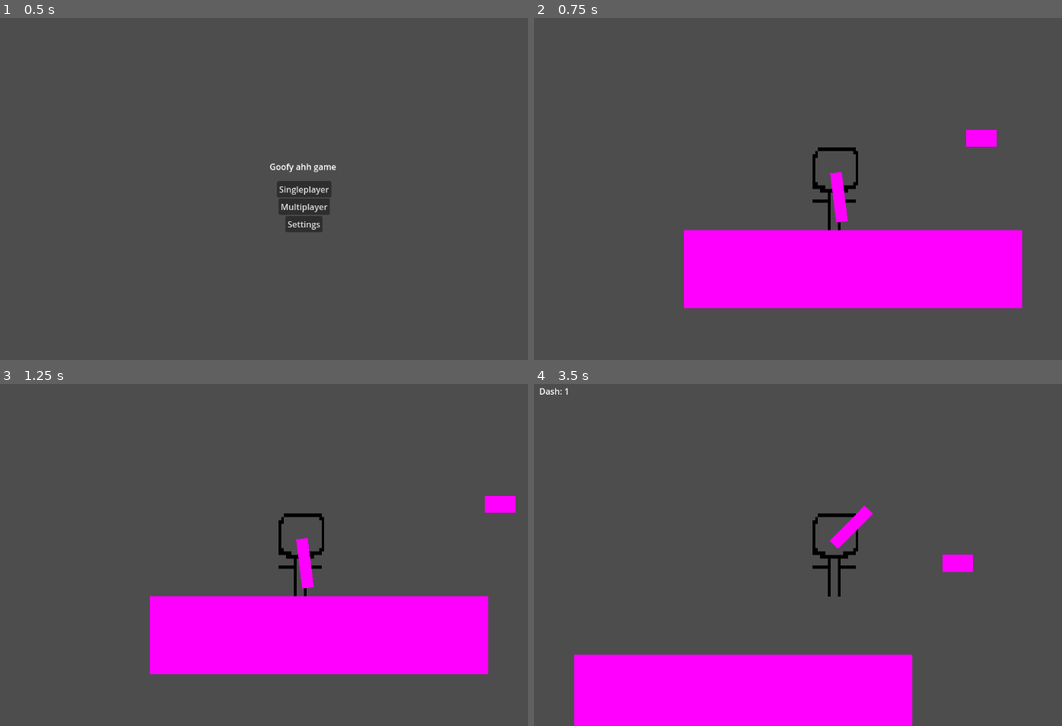
Above: before the commit, frames 1-4 (two rows, left to right).
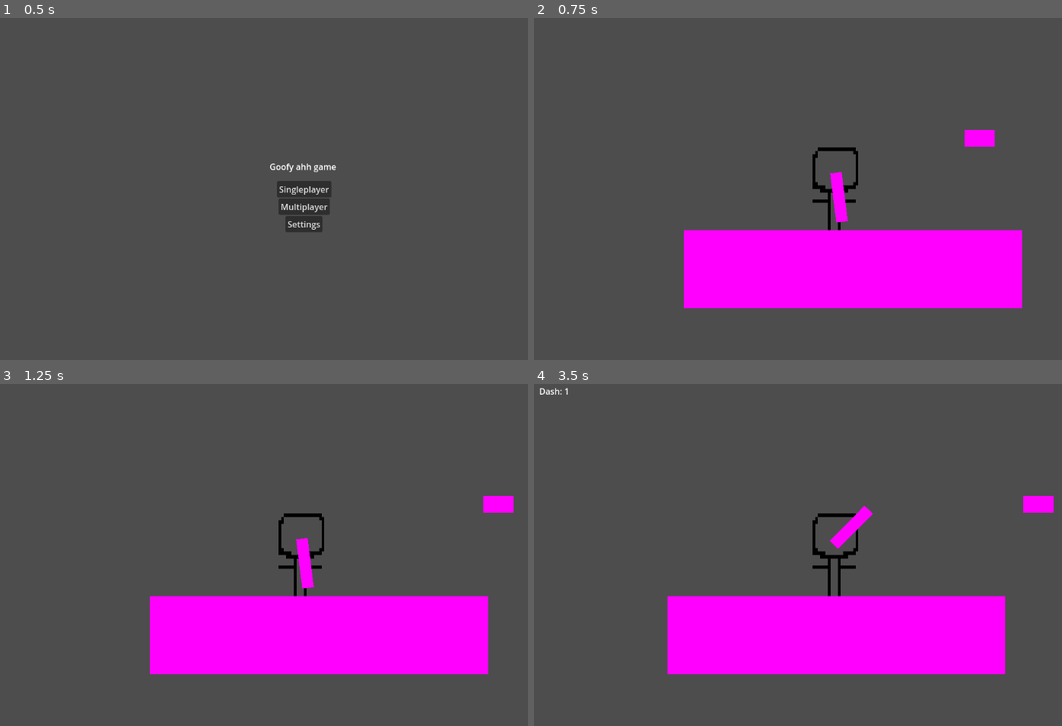
Above: after the commit, the same moments.

Repository: Sheep26/2DMultiplayerShooter
Game: Godot game, scene res://Scenes/MainMenu/MainMenu.tscn
Two runs of this game, one before a commit and one after it. Both use one fixed random seed, a clock stepped at 60 frames per second and the inputs below.
Inputs (mouse positions are in pixels of both pictures, inside the frame that each line leads up to):
- Up to frame 1 (0.5 s): no input
- Up to frame 2 (0.75 s): click "Singleplayer" at 0.5 s
- Up to frame 3 (1.25 s): no input
- Up to frame 4 (3.5 s): move the mouse to (972, 537) at 1.27 s; hold Right (right) 1.28-2.78 s; tap E (dash) at 1.35, 2.85 s; tap W (jump) at 1.52, 2.27 s; move the mouse to (718, 572) at 2.02 s; click (718, 572) at 2.1 s; move the mouse to (898, 479) at 2.77 s; hold Left (left) from 2.78 s (still down)

Frame 1 is identical in both runs. In frame 2, less than 0.1% of the frame differs, in the area x 81-88%, y 32-38%; in frame 3, less than 0.1%; in frame 4, 23%, in the area x 7-99%, y 32-100%.

Commit message:
yay moving platform

Diff:
--- a/Scenes/Levels/Level1.tscn
+++ b/Scenes/Levels/Level1.tscn
@@ -27,4 +27,4 @@
 position = Vector2(769, 140)
 scale = Vector2(0.05, 0.05)
 speed = 200.0
-addX = 200.0
+add = Vector2(200, 0)
--- a/Scripts/MovingPlatform.gd
+++ b/Scripts/MovingPlatform.gd
@@ -1,14 +1,19 @@
 extends StaticBody2D
 
 @export var speed:float
-@export var addX:float
-@export var addY:float
-var startX:float
-var startY:float
+@export var add = Vector2()
+var start = Vector2()
+var goto = true
 
 func _ready():
-	startX = position.x
-	startY = position.y
+	start = position
 
 func _process(delta):
-	position = position.move_toward(Vector2(startX+addX,startY+addY), delta * speed)
+	if goto:
+		position = position.move_toward(start, delta * speed)
+	else:
+		position = position.move_toward(start + add , delta * speed)
+	if position == start:
+		goto = false
+	elif position == start + add:
+		goto = true
